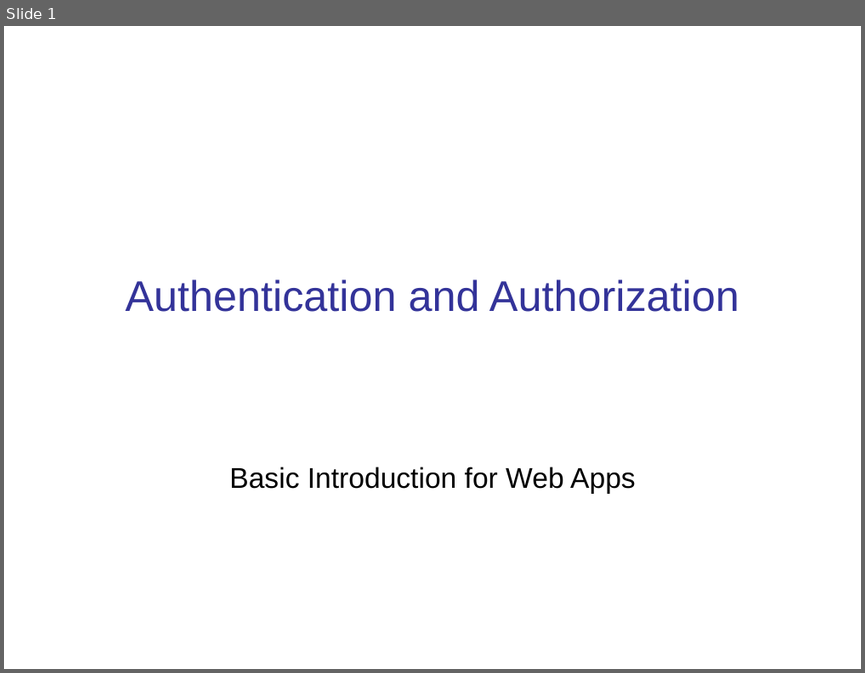
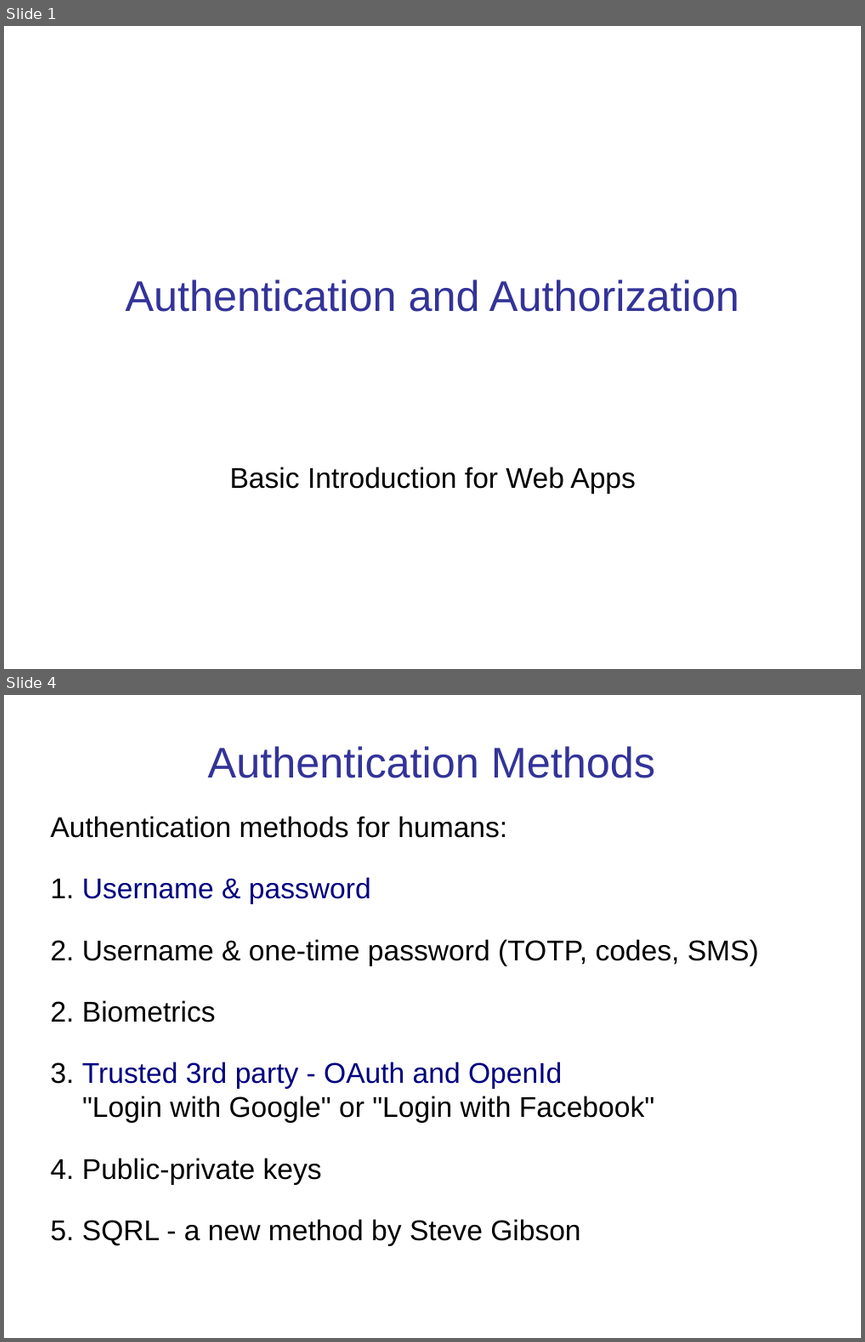
Before and after one commit to cpske/ISP, a slide deck: authentication/Authentication-and-Authorization.ppt. Shown one above the other, each under a label of ours: slide 1 before the commit, slides 1 and 4 after it; the slides between them are not shown. The pictures are 865x673 and 865x1342 pixels, drawn with LibreOffice and Linux fonts; fonts in the diff are those of the drawing. Boxes give left, top, right and bottom in pixels: in the first picture for what was removed or moved away, otherwise in the second. Text is boxed around its words. In the diff, an @@ line names an element or a change of style, - is before the commit and + after.

Commit message:
update material on authentication

```diff
--- a/authentication/Authentication-and-Authorization.ppt
+++ b/authentication/Authentication-and-Authorization.ppt
@@ slide 4 added at (4,695,861,1338), background #FFFFFF @@
@@ title added at (208,746,655,778), 36 pt, text #333399 @@
+Authentication Methods
@@ text added at (51,816,759,1246), 24 pt, text #000000 @@
+Authentication methods for humans:
+1. Username & password
+2. Username & one-time password (TOTP, codes, SMS)
+2. Biometrics
+3. Trusted 3rd party - OAuth and OpenId
+"Login with Google" or "Login with Facebook"
+4. Public-private keys
+5. SQRL - a new method by Steve Gibson
```
Also in this commit, not shown: 6 slides changed, 12 other slides added, 12 other files.
